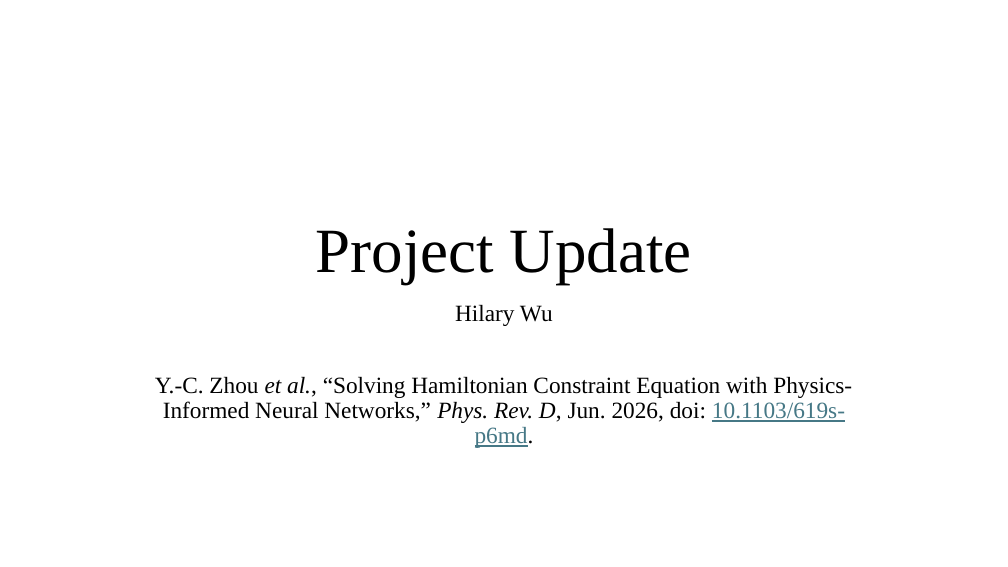
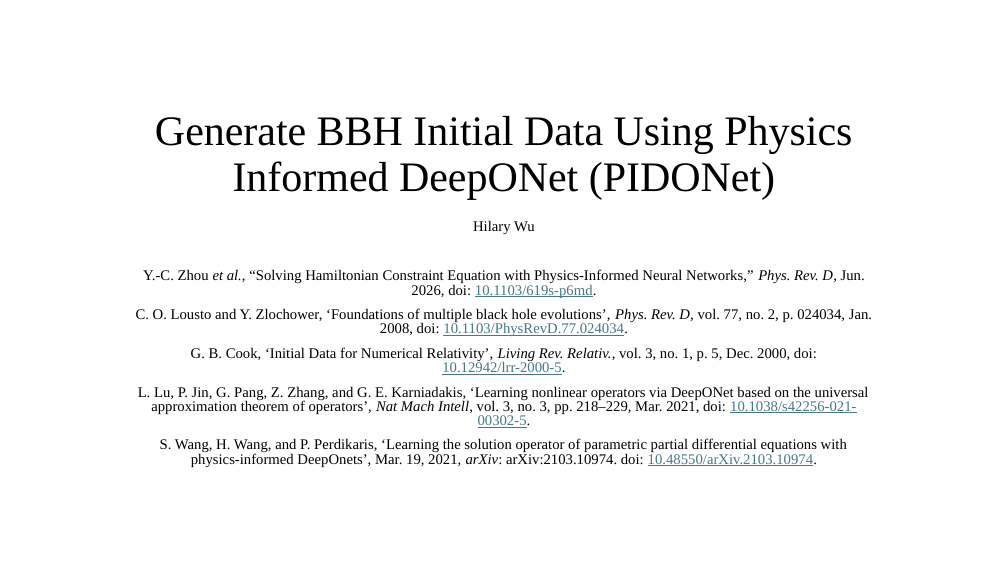
Before and after one commit to wuheiming02/HKUST, a slide deck: slide 1 of Project/Project Progress.pptx. Drawn at 1008x567 pixels with LibreOffice and Linux fonts; fonts in the diff are those of the drawing. Boxes give left, top, right and bottom in pixels: in the first picture for what was removed or moved away, otherwise in the second. Text is boxed around its words. In the diff, an @@ line names an element or a change of style, - is before the commit and + after.

```diff
--- a/Project/Project Progress.pptx
+++ b/Project/Project Progress.pptx
@@ title at box(155, 116, 852, 199): text changed; size 60 to 40 pt @@
-Project Update
+Generate BBH Initial Data Using Physics Informed DeepONet (PIDONet)
@@ subtitle "Hilary Wu": place and size @@
-subtitle "Hilary Wu" at box(155, 304, 852, 448)
+subtitle "Hilary Wu" at box(136, 220, 872, 467)
@@ subtitle at box(143, 220, 865, 298): size 22.2 to 14 pt in "Hilary Wu", "Y.-C. Zhou et al., “Solving Hamiltonian Constraint ..."; line spacing 0.9 to 0.8 @@
@@ subtitle at box(136, 308, 872, 467): paragraphs added @@
+C. O. Lousto and Y. Zlochower, ‘Foundations of multiple black hole evolutions’, Phys. Rev. D, vol. 77, no. 2, p. 024034, Jan. 2008, doi: 10.1103/PhysRevD.77.024034.
+G. B. Cook, ‘Initial Data for Numerical Relativity’, Living Rev. Relativ., vol. 3, no. 1, p. 5, Dec. 2000, doi: 10.12942/lrr-2000-5.
+L. Lu, P. Jin, G. Pang, Z. Zhang, and G. E. Karniadakis, ‘Learning nonlinear operators via DeepONet based on the universal approximation theorem of operators’, Nat Mach Intell, vol. 3, no. 3, pp. 218–229, Mar. 2021, doi: 10.1038/s42256-021-00302-5.
+S. Wang, H. Wang, and P. Perdikaris, ‘Learning the solution operator of parametric partial differential equations with physics-informed DeepOnets’, Mar. 19, 2021, arXiv: arXiv:2103.10974. doi: 10.48550/arXiv.2103.10974.
```
Also in this commit, not shown: 1 other slide changed, 9 slides added, 1 slide removed, 6 other files.
